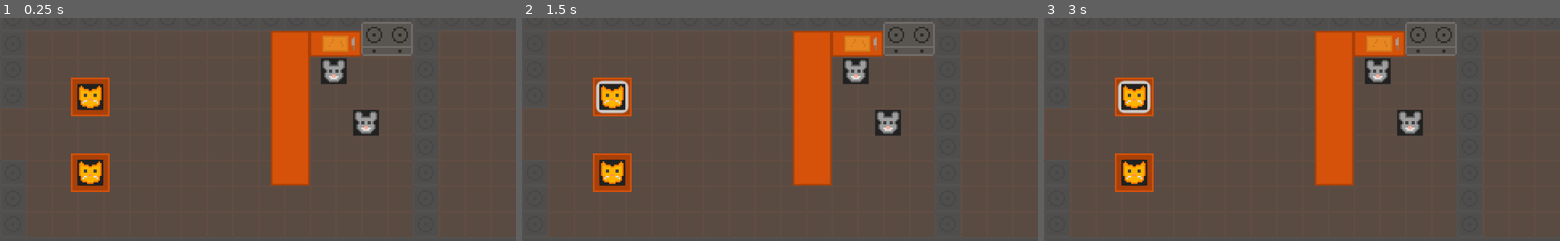
Above: before the commit, frames 1-3 (left to right).
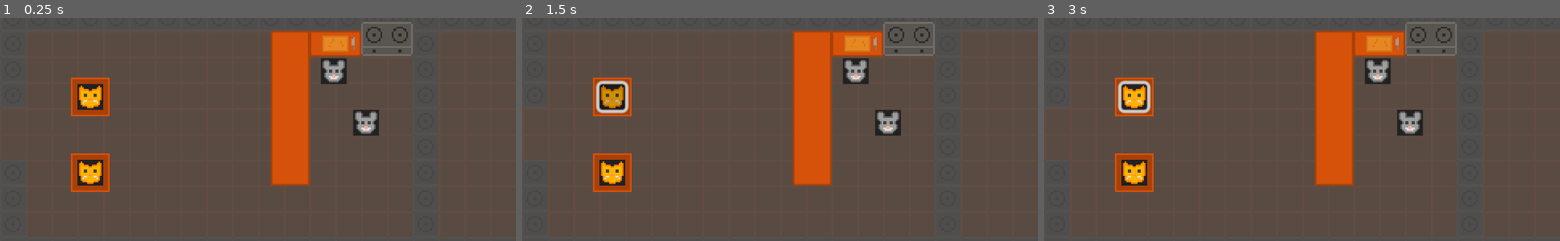
Above: after the commit, the same moments.

Repository: osmarcaio/RatosEGatos
Game: Godot game, scene res://scenes/main.tscn
The game is run twice, just before and just after one commit, with the same random seed, the same clock (stepped at 60 frames per second) and the same inputs.
Inputs (mouse positions are in pixels of both pictures, inside the frame that each line leads up to):
- Up to frame 1 (0.25 s): no input
- Up to frame 2 (1.5 s): click (614, 96) at 0.52 s; click (614, 96) at 1.27 s
- Up to frame 3 (3 s): click (1136, 96) at 2.02 s; tap Enter at 2.75 s; move the mouse to (1415, 84) at 2.77 s

The runs differ from the first frame. In frame 1, less than 0.1% of the frame differs, in the area x 14-21%, y 31-76%; in frame 2, 0.4%, in the area x 14-21%, y 29-76%; in frame 3, 0.1%.

Commit message:
Feedback ao selecionar rato e gato

Diff:
--- a/scenes/cat.tscn
+++ b/scenes/cat.tscn
@@ -7,14 +7,14 @@
 [sub_resource type="RectangleShape2D" id="RectangleShape2D_myi5k"]
 size = Vector2(16, 16)
 
+[sub_resource type="StyleBoxFlat" id="StyleBoxFlat_7vi38"]
+bg_color = Color(0, 0, 0, 0.196078)
+
+[sub_resource type="StyleBoxFlat" id="StyleBoxFlat_t8pth"]
+bg_color = Color(0.6, 0.6, 0.6, 0)
+
 [node name="Cat" type="CharacterBody2D"]
 script = ExtResource("1_se5fe")
-
-[node name="Button" type="Button" parent="."]
-offset_left = -8.0
-offset_top = -8.0
-offset_right = 8.0
-offset_bottom = 8.0
 
 [node name="CollisionShape2D" type="CollisionShape2D" parent="."]
 shape = SubResource("RectangleShape2D_myi5k")
@@ -25,4 +25,12 @@
 [node name="CatVoice" type="AudioStreamPlayer" parent="."]
 stream = ExtResource("3_t8pth")
 
+[node name="Button" type="Button" parent="."]
+offset_left = -8.0
+offset_top = -8.0
+offset_right = 8.0
+offset_bottom = 8.0
+theme_override_styles/hover = SubResource("StyleBoxFlat_7vi38")
+theme_override_styles/normal = SubResource("StyleBoxFlat_t8pth")
+
 [connection signal="pressed" from="Button" to="." method="_on_button_pressed"]
--- a/scenes/rat.tscn
+++ b/scenes/rat.tscn
@@ -6,16 +6,15 @@
 [sub_resource type="RectangleShape2D" id="RectangleShape2D_1l88y"]
 size = Vector2(16, 16)
 
+[sub_resource type="StyleBoxFlat" id="StyleBoxFlat_acf8p"]
+bg_color = Color(0, 0, 0, 0.294118)
+
+[sub_resource type="StyleBoxFlat" id="StyleBoxFlat_77a1s"]
+bg_color = Color(0.6, 0.6, 0.6, 0)
+
 [node name="Rat" type="CharacterBody2D"]
 collision_layer = 2
 script = ExtResource("1_77a1s")
-
-[node name="Button" type="Button" parent="."]
-self_modulate = Color(1, 1, 1, 0)
-offset_left = -8.0
-offset_top = -8.0
-offset_right = 8.0
-offset_bottom = 8.0
 
 [node name="CollisionShape2D" type="CollisionShape2D" parent="."]
 shape = SubResource("RectangleShape2D_1l88y")
@@ -25,7 +24,16 @@
 
 [node name="NavigationAgent2D" type="NavigationAgent2D" parent="."]
 path_desired_distance = 2.0
-target_desired_distance = 2.0
+target_desired_distance = 11.0
+
+[node name="Button" type="Button" parent="."]
+self_modulate = Color(1, 1, 1, 0.392157)
+offset_left = -8.0
+offset_top = -8.0
+offset_right = 8.0
+offset_bottom = 8.0
+theme_override_styles/hover = SubResource("StyleBoxFlat_acf8p")
+theme_override_styles/normal = SubResource("StyleBoxFlat_77a1s")
 
 [connection signal="button_down" from="Button" to="." method="_on_button_button_down"]
 [connection signal="button_up" from="Button" to="." method="_on_button_button_up"]
--- a/scripts/rat.gd
+++ b/scripts/rat.gd
@@ -28,7 +28,7 @@
 func _draw() -> void:
 	if dragging:
 		var line_final = get_global_mouse_position() - position
-		draw_line(Vector2(0, 0), line_final, Color.WHITE, 2)
+		draw_line(Vector2(0, 0), line_final, Color.WHITE, 1)
 
 func _on_button_button_down() -> void:
 	dragging = true
Not shown: 1 places in scenes/cat.tscn that only renumber resources
Not shown: 1 places in scenes/rat.tscn that only renumber resources
